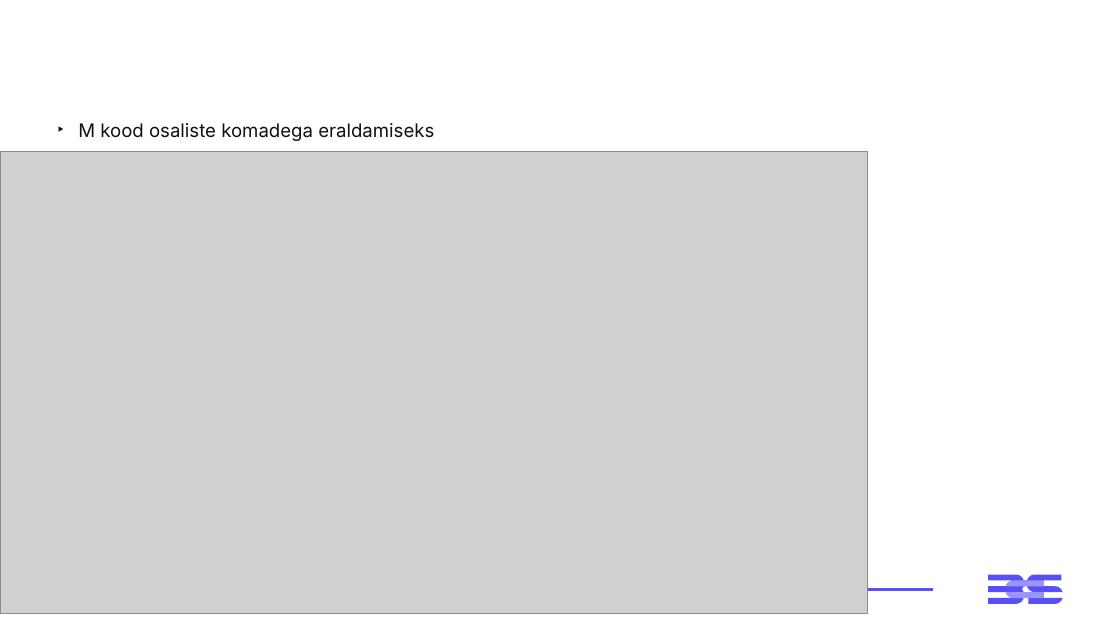
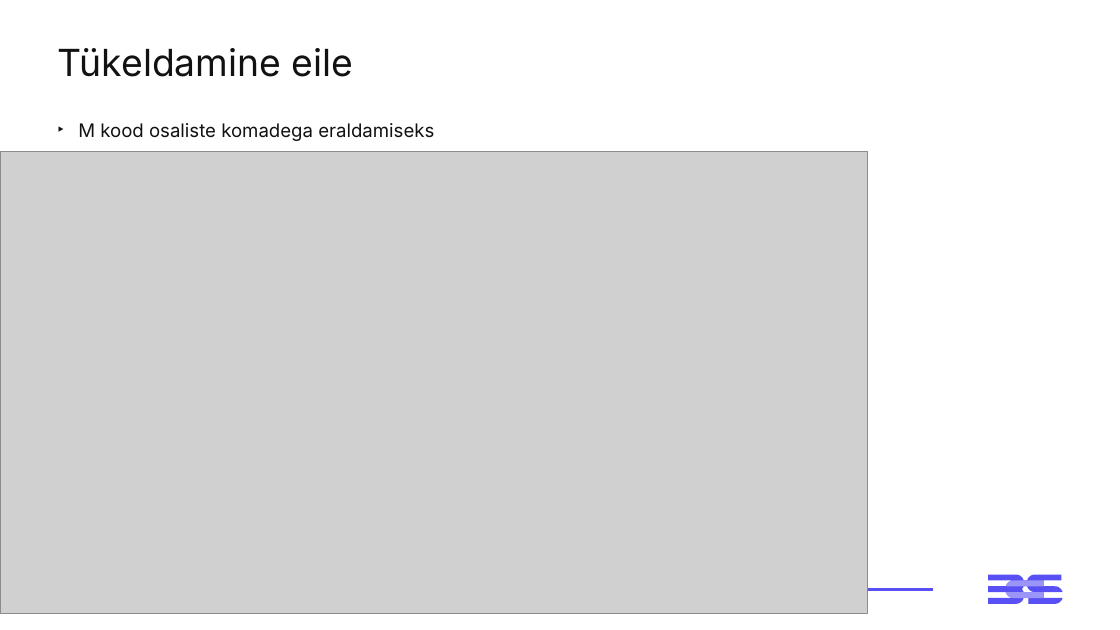
Before and after one commit to emilieabel/andmetarkus, a slide deck: slide 6 of Materjalid/Day3 M Visuaalid Andmelugu/3-paev-andmetarkus-esitlus.pptx (slide 4 before the commit). Drawn at 1120x630 pixels with LibreOffice and Linux fonts; fonts in the diff are those of the drawing; grey boxes stand for pictures. Boxes give left, top, right and bottom in pixels: in the first picture for what was removed or moved away, otherwise in the second. Text is boxed around its words. In the diff, an @@ line names an element or a change of style, - is before the commit and + after.

```diff
--- a/Materjalid/Day3 M Visuaalid Andmelugu/3-paev-andmetarkus-esitlus.pptx
+++ b/Materjalid/Day3 M Visuaalid Andmelugu/3-paev-andmetarkus-esitlus.pptx
@@ title added at (57, 48, 354, 77), 32 pt, text #121212 @@
+Tükeldamine eile
```
Also in this commit, not shown: 7 other slides changed, 4 slides added, 5 other files.
